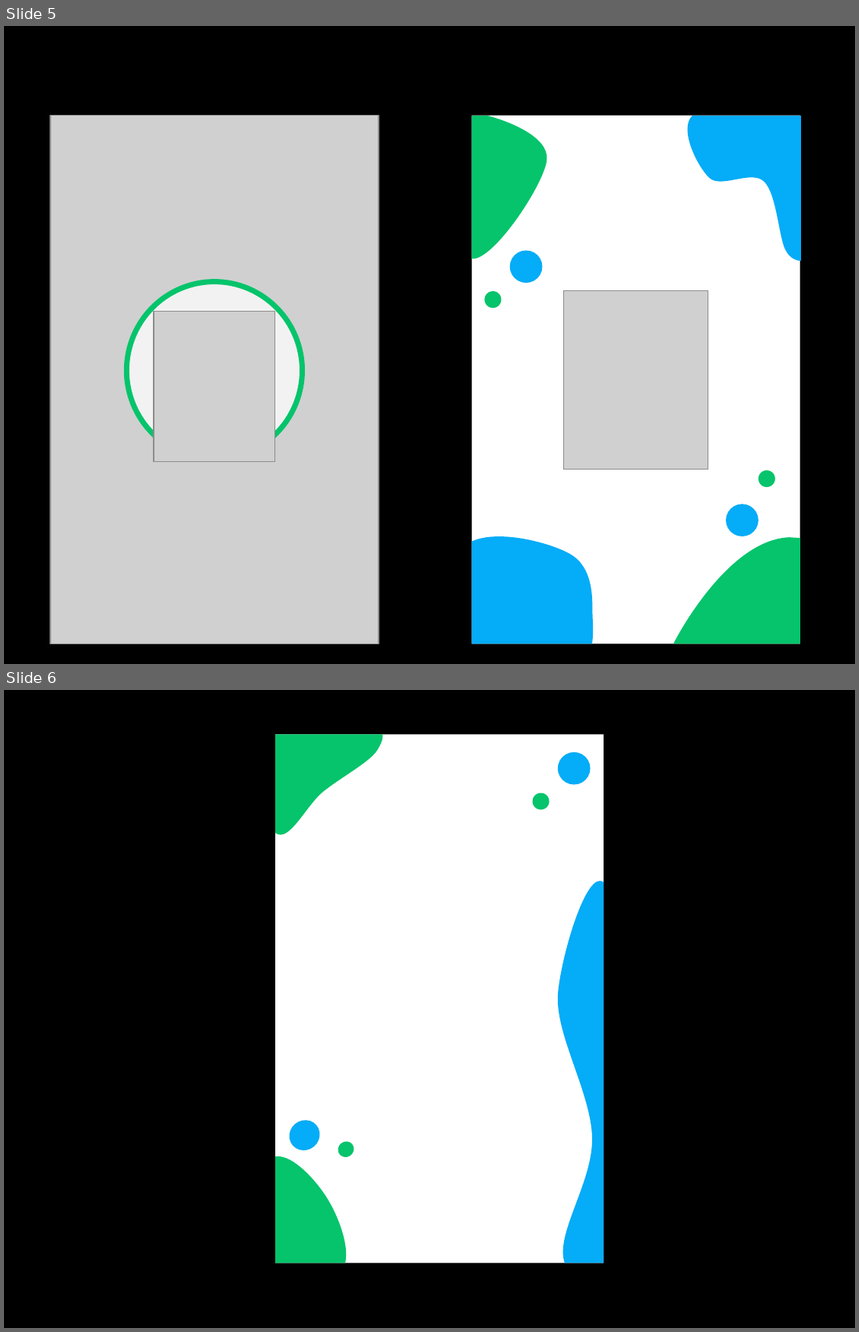
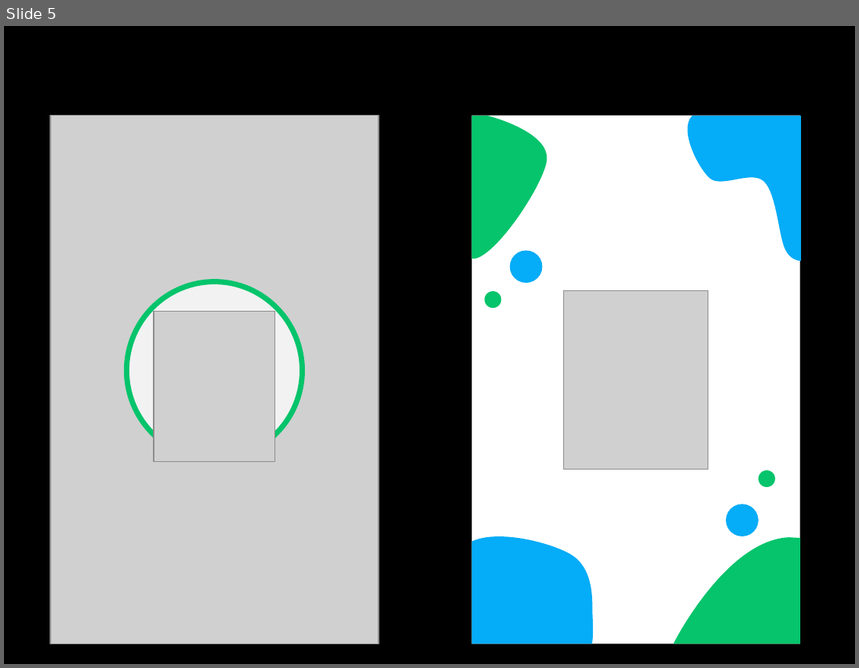
Before and after one commit to DudaElias/NewLife, a slide deck: design.pptx. Shown one above the other, each under a label of ours: slides 5 and 6 before the commit, slide 5 after it. The pictures are 859x1332 and 859x668 pixels, drawn with LibreOffice and Linux fonts; fonts in the diff are those of the drawing; grey boxes stand for pictures. Boxes give left, top, right and bottom in pixels: in the first picture for what was removed or moved away, otherwise in the second. Text is boxed around its words. In the diff, an @@ line names an element or a change of style, - is before the commit and + after.

```diff
--- a/design.pptx
+++ b/design.pptx
@@ slide 6 removed at [4, 690, 855, 1328], background #000000 @@
@@ rectangle removed at [275, 734, 604, 1263] @@
@@ freeform shape removed at [275, 734, 382, 834] @@
@@ ellipse removed at [558, 752, 591, 784] @@
@@ ellipse removed at [533, 793, 550, 810] @@
@@ freeform shape removed at [558, 881, 604, 1263] @@
@@ ellipse removed at [283, 1114, 326, 1157] @@
@@ ellipse removed at [335, 1138, 357, 1160] @@
@@ freeform shape removed at [275, 1157, 346, 1263] @@
```
Also in this commit, not shown: 1 slide added.
